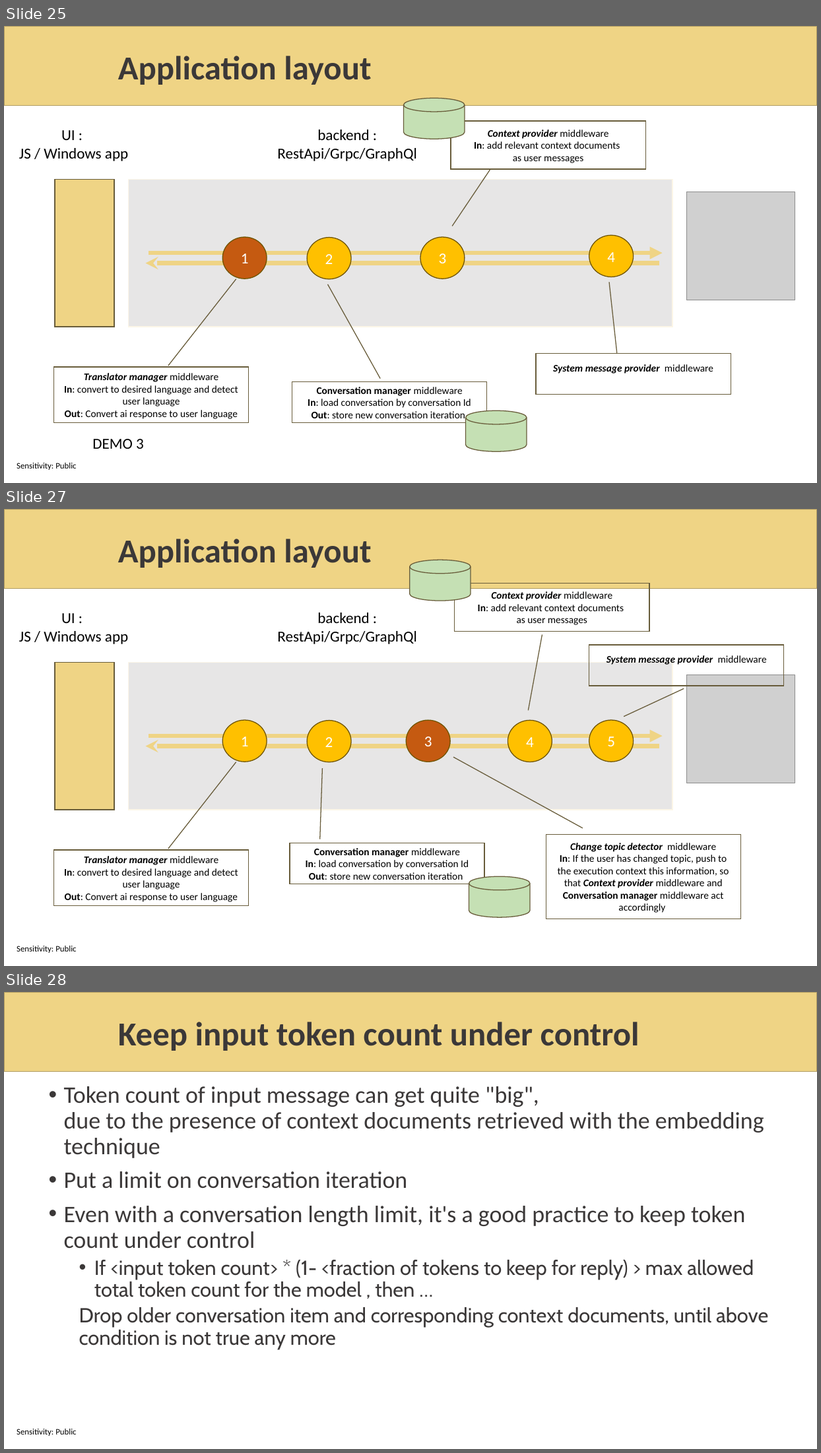
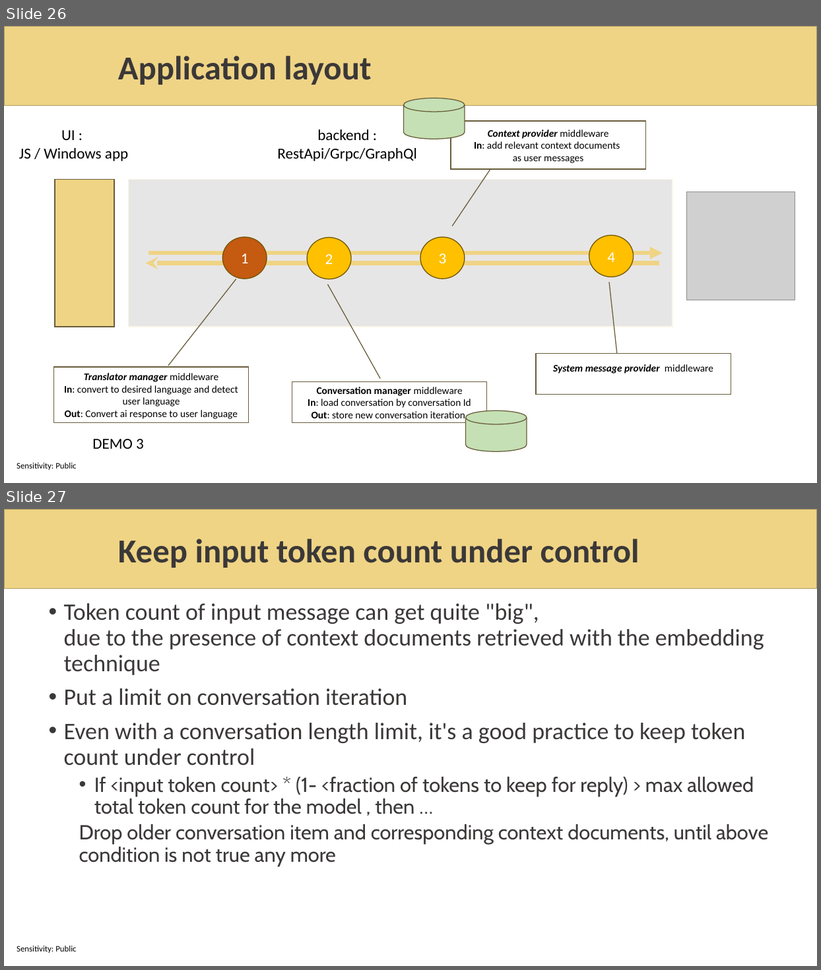
Before and after one commit to sabbadino/AzureDay2023Torino, a slide deck: sessions/room1_15_30/azure-day-ChatBot.pptx. Shown one above the other, each under a label of ours: slides 25, 27 and 28 before the commit, slides 26 and 27 after it; the slides between them are not shown. The pictures are 821x1453 and 821x970 pixels, drawn with LibreOffice and Linux fonts; fonts in the diff are those of the drawing; grey boxes stand for pictures; background and template pictures are left out. Boxes give left, top, right and bottom in pixels: in the first picture for what was removed or moved away, otherwise in the second. Text is boxed around its words. In the diff, an @@ line names an element or a change of style, - is before the commit and + after.

Commit message:
chnage system message and update slides

```diff
--- a/sessions/room1_15_30/azure-day-ChatBot.pptx
+++ b/sessions/room1_15_30/azure-day-ChatBot.pptx
@@ slide 27 removed at (4,509,817,966), background #FFFFFF; not listed: 2 template elements that a slide beside it also shows @@
@@ title removed at (118,539,371,568) @@
-Application layout
@@ cylinder removed at (410,560,471,601) @@
@@ border callout removed at (455,584,649,632) @@
-Context provider middleware
-In: add relevant context documents
-as user messages
@@ text removed at (19,613,128,644) @@
-UI :
-JS / Windows app
@@ text removed at (277,613,416,644) @@
-backend :
-RestApi/Grpc/GraphQl
@@ border callout removed at (589,645,784,686) @@
-System message provider middleware
@@ rectangle removed at (55,662,114,810) @@
@@ rectangle removed at (129,662,673,810) @@
@@ picture removed at (686,675,795,783) @@
@@ ellipse removed at (222,720,266,762) @@
-1
@@ ellipse removed at (307,721,351,762) @@
-2
@@ ellipse removed at (406,720,450,762) @@
-3
@@ ellipse removed at (508,721,552,762) @@
-4
@@ ellipse removed at (589,720,634,762) @@
-5
@@ arrow removed from (149, 736) to (663, 736) @@
@@ arrow removed from (660, 747) to (145, 747) @@
@@ border callout removed at (290,843,484,884) @@
-Conversation manager middleware
-In: load conversation by conversation Id
-Out: store new conversation iteration
@@ border callout removed at (547,835,741,920) @@
-Change topic detector middleware
-In: If the user has changed topic, push to the execution context this information, so that Context provider middleware and Conversation manager middleware act accordingly
@@ border callout removed at (54,851,249,906) @@
-Translator manager middleware
-In: convert to desired language and detect user language
-Out: Convert ai response to user language
@@ cylinder removed at (469,877,531,918) @@
@@ what was slide 25 is now slide 26 @@
@@ what was slide 28 is now slide 27 @@
```
Also in this commit, not shown: 10 slides changed, 2 slides added, 2 other slides removed, 1 other file.
